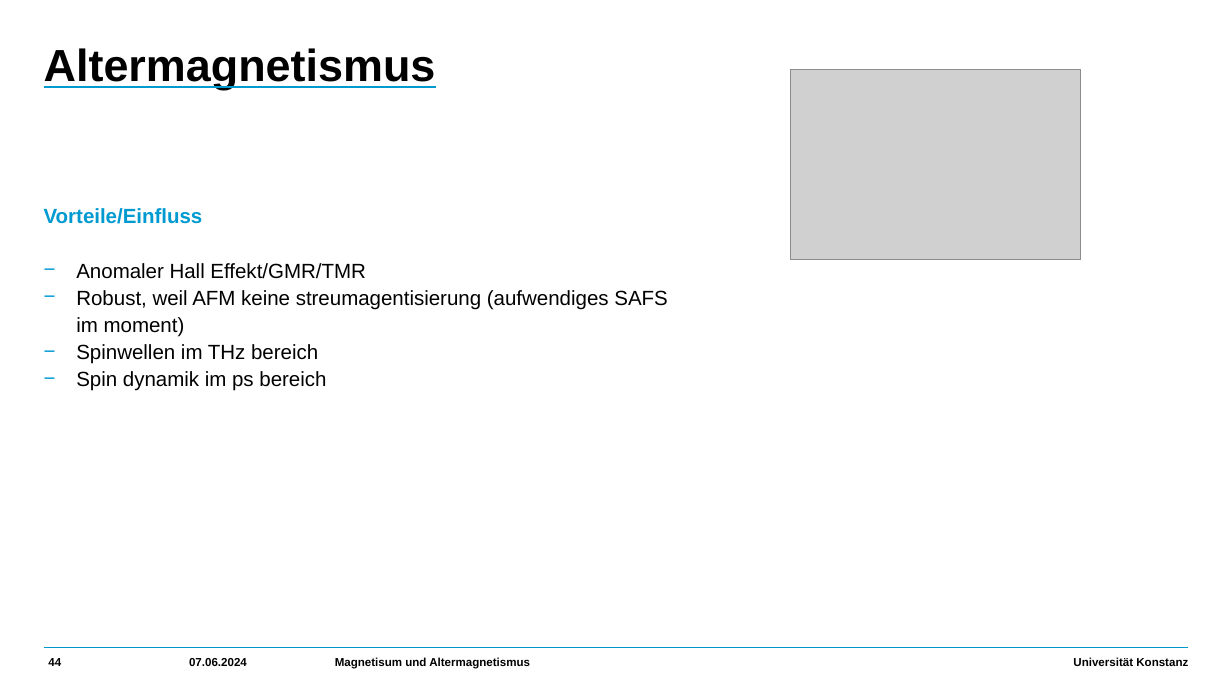
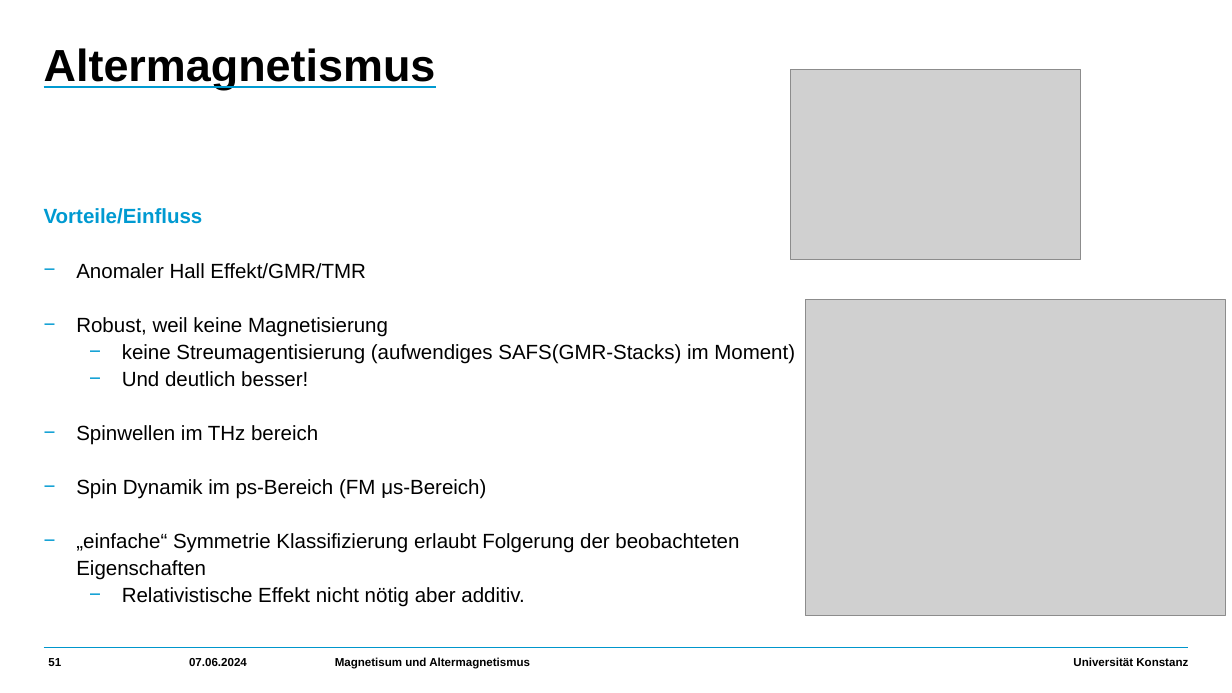
Before and after one commit to HolykingJulex/EstimateSeminar, a slide deck: slide 51 of Vortrag.pptx (slide 44 before the commit). Drawn at 1232x693 pixels with LibreOffice and Linux fonts; fonts in the diff are those of the drawing; grey boxes stand for pictures. Boxes give left, top, right and bottom in pixels: in the first picture for what was removed or moved away, otherwise in the second. Text is boxed around its words. In the diff, an @@ line names an element or a change of style, - is before the commit and + after.

Commit message:
more work on the presentation

```diff
--- a/Vortrag.pptx
+++ b/Vortrag.pptx
@@ picture added at (805, 299, 1226, 616) @@
@@ text at (76, 317, 795, 387): text changed @@
-    − Robust, weil AFM keine streumagentisierung (aufwendiges SAFS im moment)
+    − Robust, weil keine Magnetisierung
+      − keine Streumagentisierung (aufwendiges SAFS(GMR-Stacks) im Moment)
+      − Und deutlich besser!
@@ text at (76, 479, 739, 607): text changed @@
-    − Spin dynamik im ps bereich
+    − Spin Dynamik im ps-Bereich (FM μs-Bereich)
+    − „einfache“ Symmetrie Klassifizierung erlaubt Folgerung der beobachteten Eigenschaften
+      − Relativistische Effekt nicht nötig aber additiv.
@@ page number at (48, 658, 61, 666): text changed @@
-44
+51
```
Also in this commit, not shown: 10 other slides changed, 7 slides added, 1 other file.
